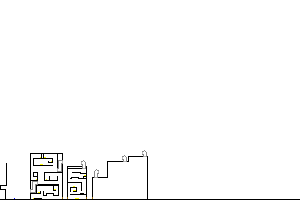
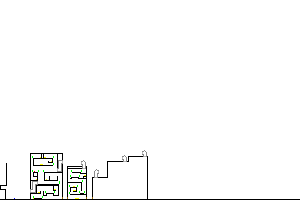
Revision of a layered 300x200 image; what changed, layer by layer:
painted on "Walls" over [32, 156, 85, 198]
